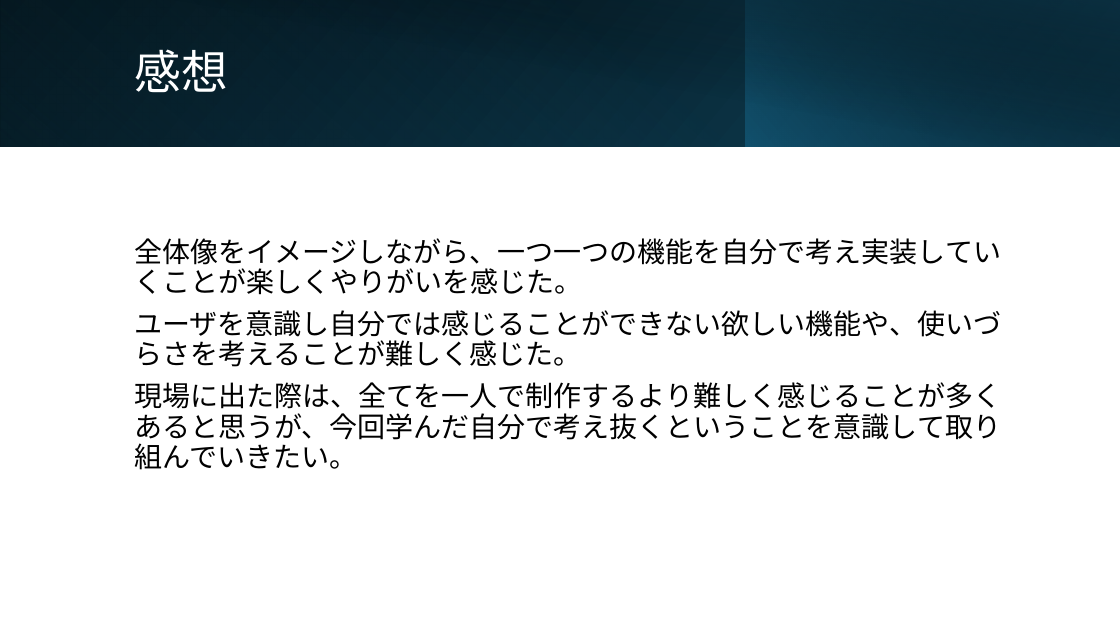
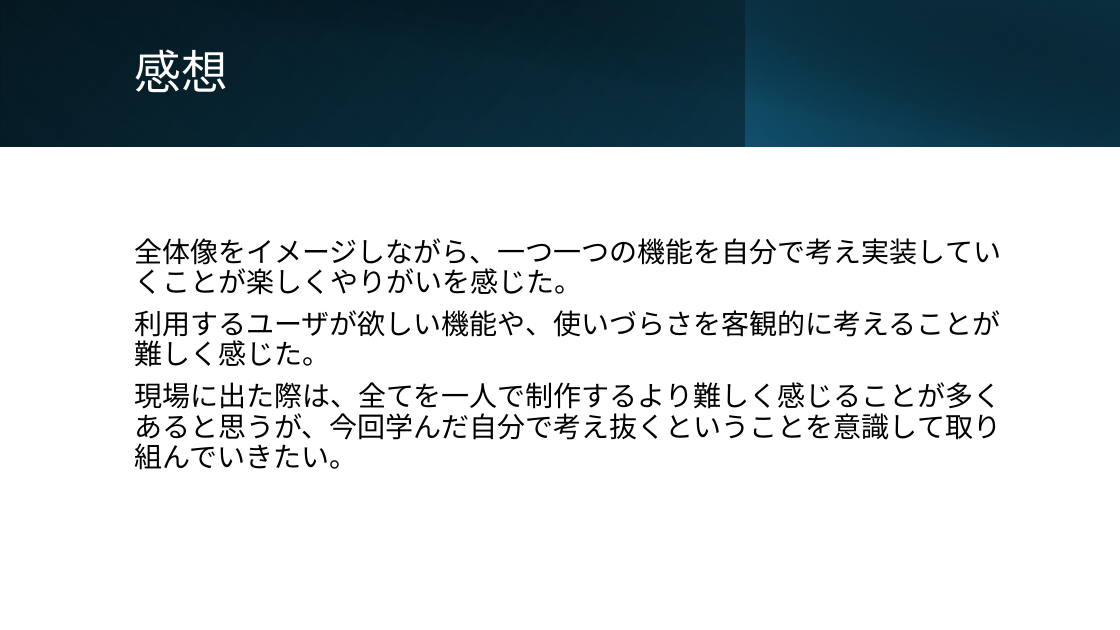
Before and after one commit to badomi10/play, a slide deck: slide 8 of 発表資料/Play With.pptx (slide 7 before the commit). Drawn at 1120x630 pixels with LibreOffice and Linux fonts; fonts in the diff are those of the drawing. Boxes give left, top, right and bottom in pixels: in the first picture for what was removed or moved away, otherwise in the second. Text is boxed around its words. In the diff, an @@ line names an element or a change of style, - is before the commit and + after.

```diff
--- a/発表資料/Play With.pptx
+++ b/発表資料/Play With.pptx
@@ text at box(134, 310, 1000, 367): text changed @@
-ユーザを意識し自分では感じることができない欲しい機能や、使いづらさを考えることが難しく感じた。
+利用するユーザが欲しい機能や、使いづらさを客観的に考えることが難しく感じた。
```
Also in this commit, not shown: 1 other slide changed, 1 slide added.
